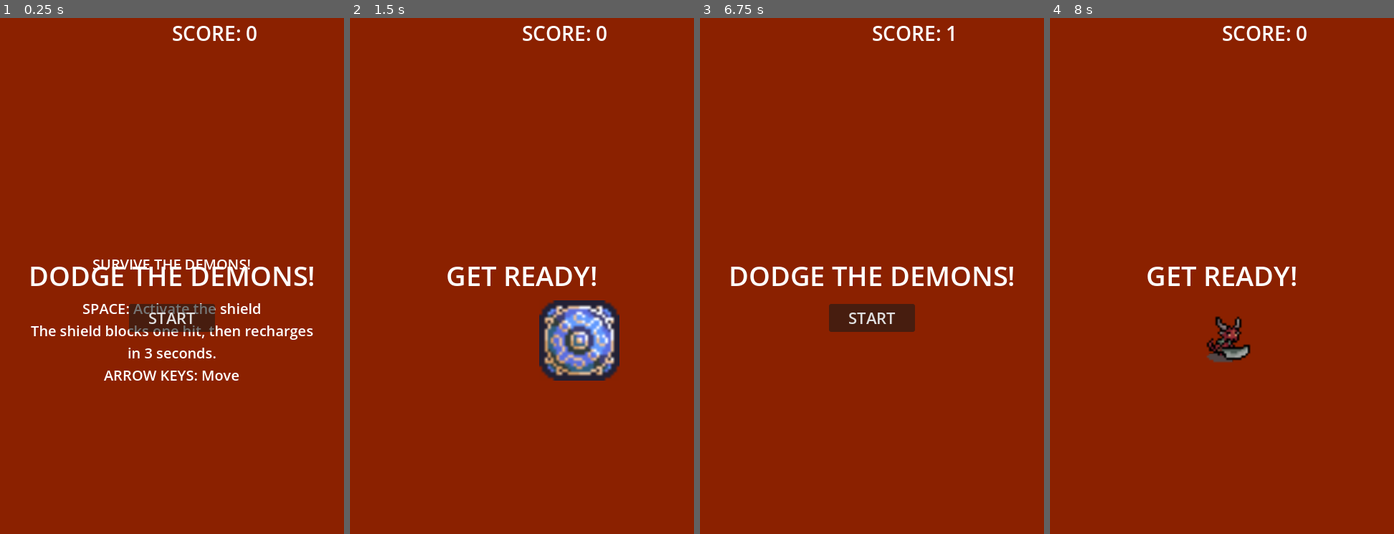
Above: before the commit, frames 1-4 (left to right).
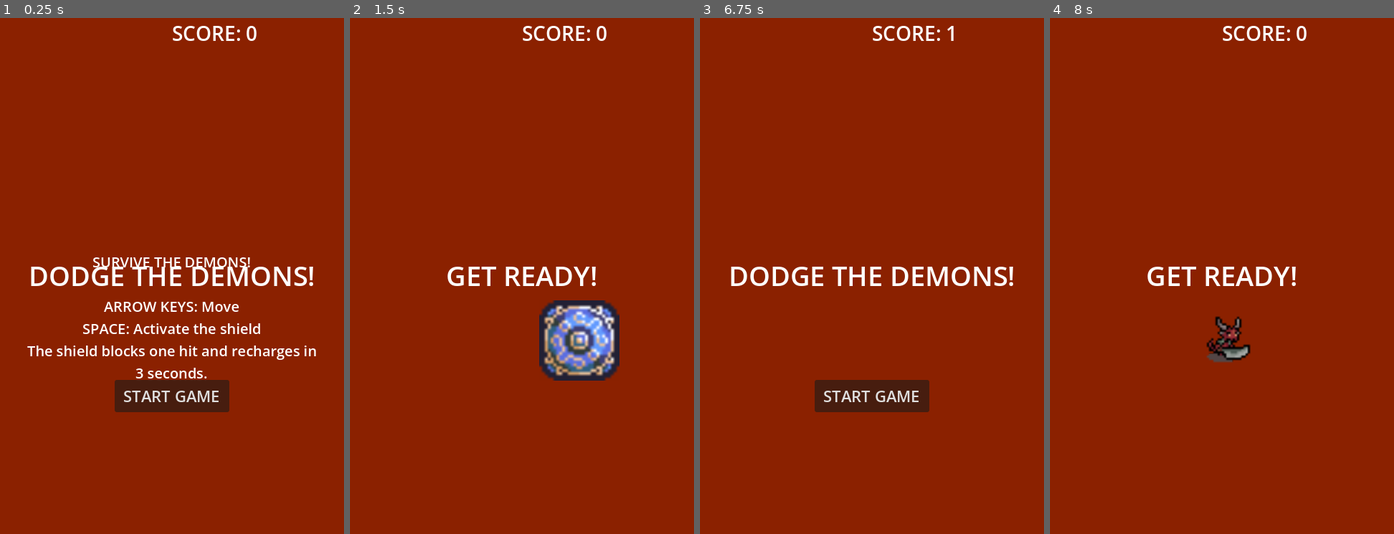
Above: after the commit, the same moments.

Repository: AlexK-AG/Alexis_Aguilera_Practica3
Game: Godot game, scene res://scenes/main.tscn
The game is run twice, just before and just after one commit, with the same random seed, the same clock (stepped at 60 frames per second) and the same inputs.
Inputs:
- Up to frame 1 (0.25 s): no input
- Up to frame 2 (1.5 s): click "START" (after the commit: "START GAME") at 0.5 s; tap Enter at 1.25 s; hold Right (move_right) from 1.28 s (still down); tap Space (shield) at 1.35 s
- Up to frame 3 (6.75 s): release Right (move_right) at 2.03 s; hold Down (move_down) 2.03-2.78 s; tap Space (shield) at 2.1, 2.85, 3.6, 4.35, 5, 5.1, 5.85, 6.6 s; hold Right (move_right) 2.78-3.53 s; hold Up (move_up) 3.53-4.28 s; hold Left (move_left) 4.28-5.78 s; hold Down (move_down) 5.78-6.53 s; tap Enter at 6.5 s; hold Right (move_right) from 6.53 s (still down)
- Up to frame 4 (8 s): release Right (move_right) at 7.25 s; click "START" (after the commit: "START GAME") at 7.25 s

The runs differ from the first frame. In frame 1, 6.2% of the frame differs, in the area x 7-92%, y 46-77%; in frame 2, nothing differs; in frame 3, 3.4%; in frame 4, nothing differs.

Commit message:
Refactor HUD scene
Updated font resources and adjusted layout properties for HUD elements.

Diff:
--- a/scenes/hud.tscn
+++ b/scenes/hud.tscn
@@ -1,17 +1,19 @@
-[gd_scene format=3 uid="uid://dokb1ru8qtar0"]
-[ext_resource type="Script" uid="uid://cg6hv5w38t1fw" path="res://scripts/hud.gd" id="1_hud"]
-[ext_resource type="FontFile" path="res://fonts/Xolonium-Regular.ttf" id="2_font"]
-[node name="HUD" type="CanvasLayer" unique_id=1792321934]
-script = ExtResource("1_hud")
-[node name="ScoreLabel" type="Label" parent="." unique_id=2043983691]
+[gd_scene format=3]
+[ext_resource type="Script" path="res://scripts/hud.gd" id="1"]
+[sub_resource type="SystemFont" id="font"]
+font_names = PackedStringArray("Trebuchet MS", "Arial")
+font_weight = 700
+[node name="HUD" type="CanvasLayer"]
+script = ExtResource("1")
+[node name="ScoreLabel" type="Label" parent="."]
 offset_left = 240.0
 offset_top = 2.0
-offset_right = 440.0
-offset_bottom = 41.0
-theme_override_fonts/font = ExtResource("2_font")
+offset_right = 470.0
+offset_bottom = 45.0
+theme_override_fonts/font = SubResource("font")
 theme_override_font_sizes/font_size = 28
 text = "SCORE: 0"
-[node name="Message" type="Label" parent="." unique_id=35999876]
+[node name="Message" type="Label" parent="."]
 anchors_preset = 8
 anchor_left = 0.5
 anchor_top = 0.5
@@ -23,47 +25,47 @@
 offset_bottom = 50.0
 grow_horizontal = 2
 grow_vertical = 2
-theme_override_fonts/font = ExtResource("2_font")
+theme_override_fonts/font = SubResource("font")
 theme_override_font_sizes/font_size = 38
 text = "DODGE THE DEMONS!"
 horizontal_alignment = 1
 vertical_alignment = 1
 autowrap_mode = 2
-[node name="MessageTimer" type="Timer" parent="." unique_id=1526735205]
+[node name="MessageTimer" type="Timer" parent="."]
 wait_time = 2.0
 one_shot = true
-[node name="Instructions" type="Label" parent="." unique_id=8881001]
+[node name="Instructions" type="Label" parent="."]
 anchors_preset = 8
 anchor_left = 0.5
 anchor_top = 0.5
 anchor_right = 0.5
 anchor_bottom = 0.5
 offset_left = -210.0
-offset_top = 5.0
+offset_top = -10.0
 offset_right = 210.0
-offset_bottom = 115.0
+offset_bottom = 125.0
 grow_horizontal = 2
 grow_vertical = 2
-theme_override_fonts/font = ExtResource("2_font")
+theme_override_fonts/font = SubResource("font")
 theme_override_font_sizes/font_size = 20
-text = "SURVIVE THE DEMONS!\n\nSPACE: Activate the shield\nThe shield blocks one hit, then recharges in 3 seconds.\nARROW KEYS: Move"
+text = "SURVIVE THE DEMONS!\n\nARROW KEYS: Move\nSPACE: Activate the shield\nThe shield blocks one hit and recharges in 3 seconds."
 horizontal_alignment = 1
 vertical_alignment = 1
 autowrap_mode = 2
-[node name="StartButton" type="Button" parent="." unique_id=21226484]
+[node name="StartButton" type="Button" parent="."]
 anchors_preset = 8
 anchor_left = 0.5
 anchor_top = 0.5
 anchor_right = 0.5
 anchor_bottom = 0.5
-offset_left = -60.0
-offset_top = 40.0
-offset_right = 60.0
-offset_bottom = 76.0
+offset_left = -80.0
+offset_top = 145.0
+offset_right = 80.0
+offset_bottom = 190.0
 grow_horizontal = 2
 grow_vertical = 2
-theme_override_fonts/font = ExtResource("2_font")
+theme_override_fonts/font = SubResource("font")
 theme_override_font_sizes/font_size = 22
-text = "START"
+text = "START GAME"
 [connection signal="timeout" from="MessageTimer" to="." method="_on_message_timer_timeout"]
 [connection signal="pressed" from="StartButton" to="." method="_on_start_button_pressed"]
